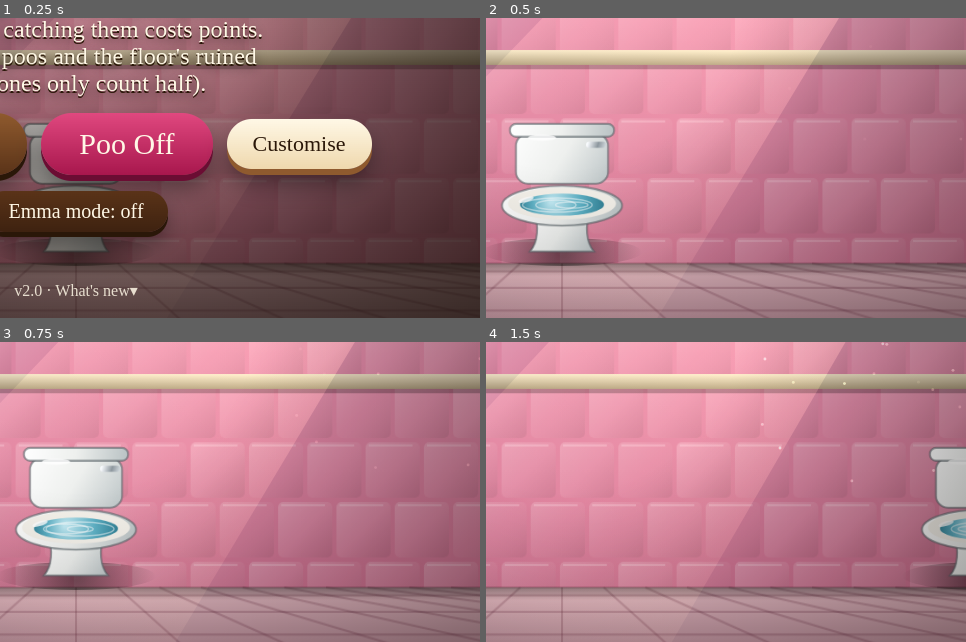
Above: before the commit, frames 1-4 (two rows, left to right).
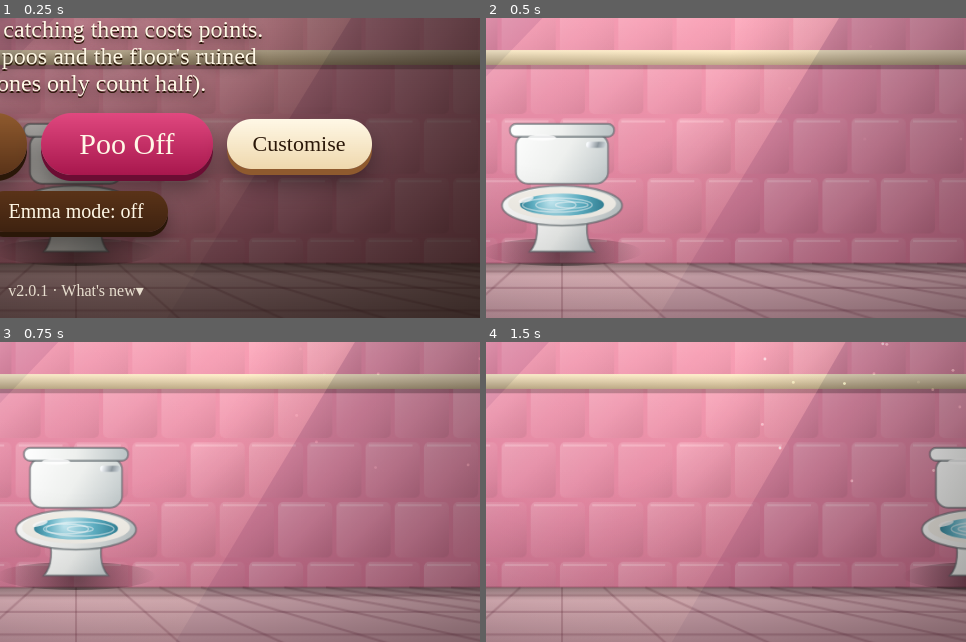
Above: after the commit, the same moments.

Repository: Frazuur/frazuur-arcade
Game: browser game, page games/plop-catcher/index.html
The game is run twice, just before and just after one commit, with the same random seed, the same clock (stepped at 60 frames per second) and the same inputs.
Inputs:
- Up to frame 1 (0.25 s): no input
- Up to frame 2 (0.5 s): click "Start plopping" at 0.27 s
- Up to frame 3 (0.75 s): no input
- Up to frame 4 (1.5 s): hold Right from 1.03 s (still down); tap Space at 1.1 s
The pictures show only the part of the screen within x 42-92%, y 50-100%; the shares and areas given below are measured in that part.

The runs differ from the first frame. In frame 1, 0.5% of the frame differs, in the area x 1-30%, y 88-93%; in frame 2, nothing differs; in frame 3, nothing differs; in frame 4, nothing differs.

Commit message:
Changelog heading: v2.0.1
Co-Authored-By: Claude Opus 5.5 <noreply@anthropic.com>

Diff:
--- a/games/plop-catcher/index.html
+++ b/games/plop-catcher/index.html
@@ -280,7 +280,7 @@
   <button id="emma" type="button" aria-pressed="false">Emma mode: off</button>
   <ol id="board" class="hidden"></ol>
   <details id="ver">
-    <summary>v2.0 · What's new</summary>
+    <summary>v2.0.1 · What's new</summary>
     <dl>
       <dt>v2.0.1 · 12 Nov 2026</dt><dd>Poo Off fix: a round no longer ends the second it starts with one player knocked out before they could move.</dd>
       <dt>v2.0 · 8 Nov 2026</dt><dd>Poo Off: play live against friends. Everyone gets the same poos at the same time, you can see each other's score and lives, and when you're out you can watch the others. Top three get a podium.</dd>
